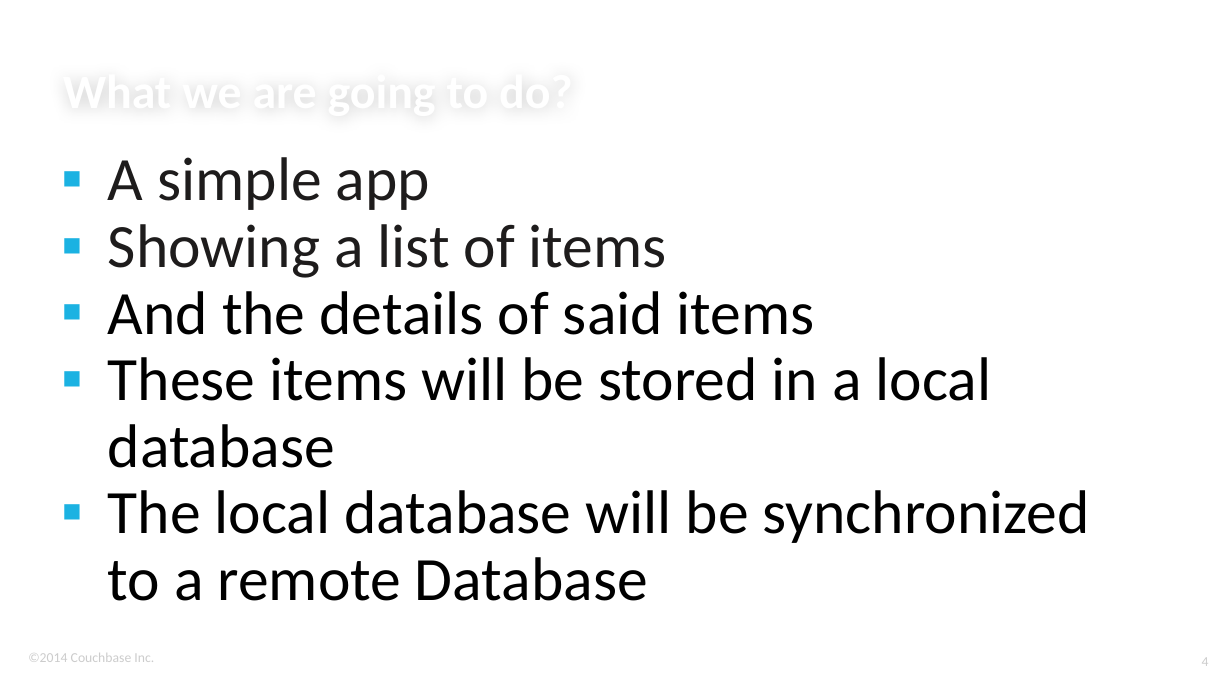
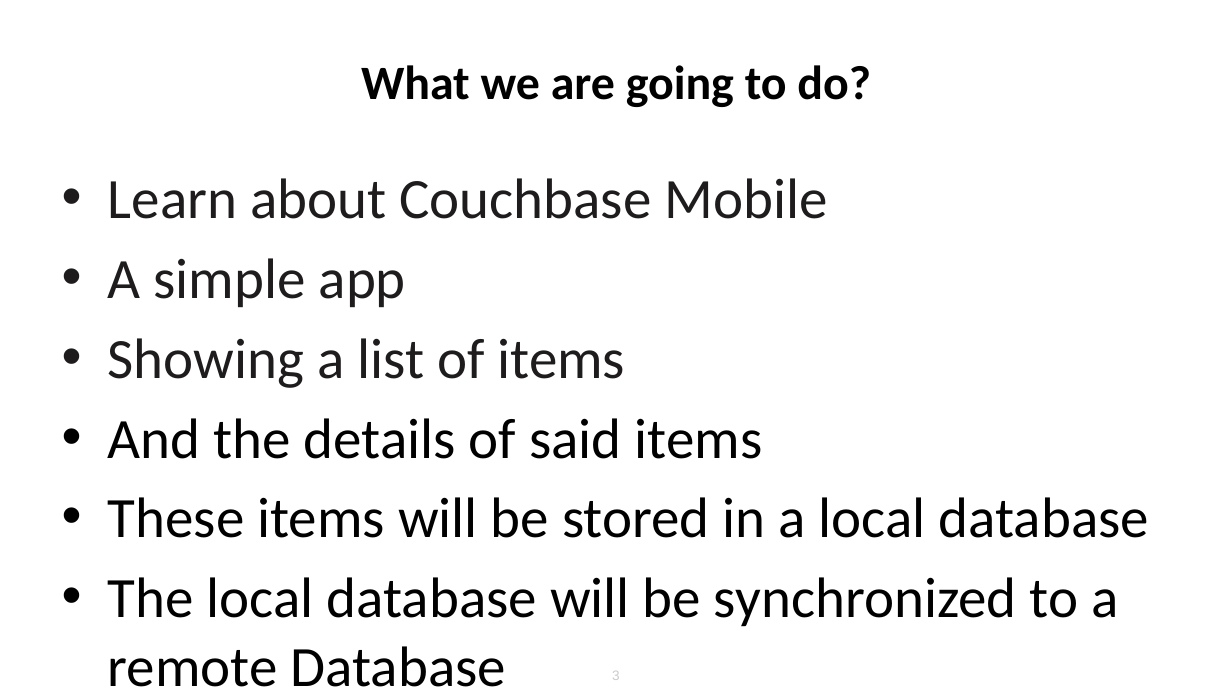
Before and after one commit to ldoguin/couchbase-mobile-android-workshop, a slide deck: slide 3 of AndroidWorkshopMasterDetailFlow.pptx (slide 4 before the commit). Drawn at 1232x693 pixels with LibreOffice and Linux fonts; fonts in the diff are those of the drawing; background and template pictures are left out. Boxes give left, top, right and bottom in pixels: in the first picture for what was removed or moved away, otherwise in the second. Text is boxed around its words. In the diff, an @@ line names an element or a change of style, - is before the commit and + after.

```diff
--- a/AndroidWorkshopMasterDetailFlow.pptx
+++ b/AndroidWorkshopMasterDetailFlow.pptx
@@ title "What we are going to ...": place and size @@
-title "What we are going to ..." at bbox=[63, 2, 1141, 118]
+title "What we are going to ..." at bbox=[361, 65, 871, 107]
@@ title "What we are going to ..." at bbox=[361, 65, 871, 107]: text colour #FFFFFF to #000000; alignment left to centre; vertical alignment bottom to middle @@
@@ text "Learn about Couchbase Mobile": place and size @@
-text "Learn about Couchbase Mobile" at bbox=[108, 157, 1090, 601]
+text "Learn about Couchbase Mobile" at bbox=[108, 178, 1149, 627]
@@ text at bbox=[108, 178, 827, 219]: paragraph added @@
+• Learn about Couchbase Mobile
@@ text at bbox=[108, 258, 1149, 627]: size 36 to 33.3 pt in "A simple app", "Showing a list of items", "And the details of said items", "These items will be stored in a ..." and 1 more places; bullet ▪ to •; line spacing 0.9 to 1; more space between paragraphs @@
@@ text removed at bbox=[28, 653, 154, 662] @@
-©2014 Couchbase Inc.
@@ page number removed at bbox=[1202, 658, 1209, 666] @@
-4
@@ page number added at bbox=[612, 671, 620, 680], 8 pt, text #CCCCCC @@
+3
```
Also in this commit, not shown: 27 other slides changed, 58 slides added, 8 slides removed.
